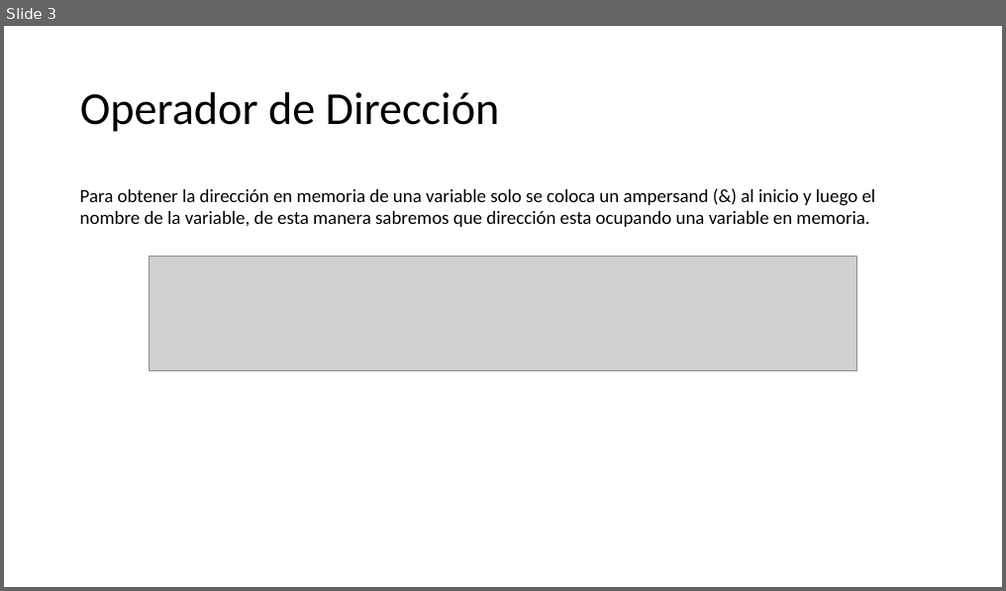
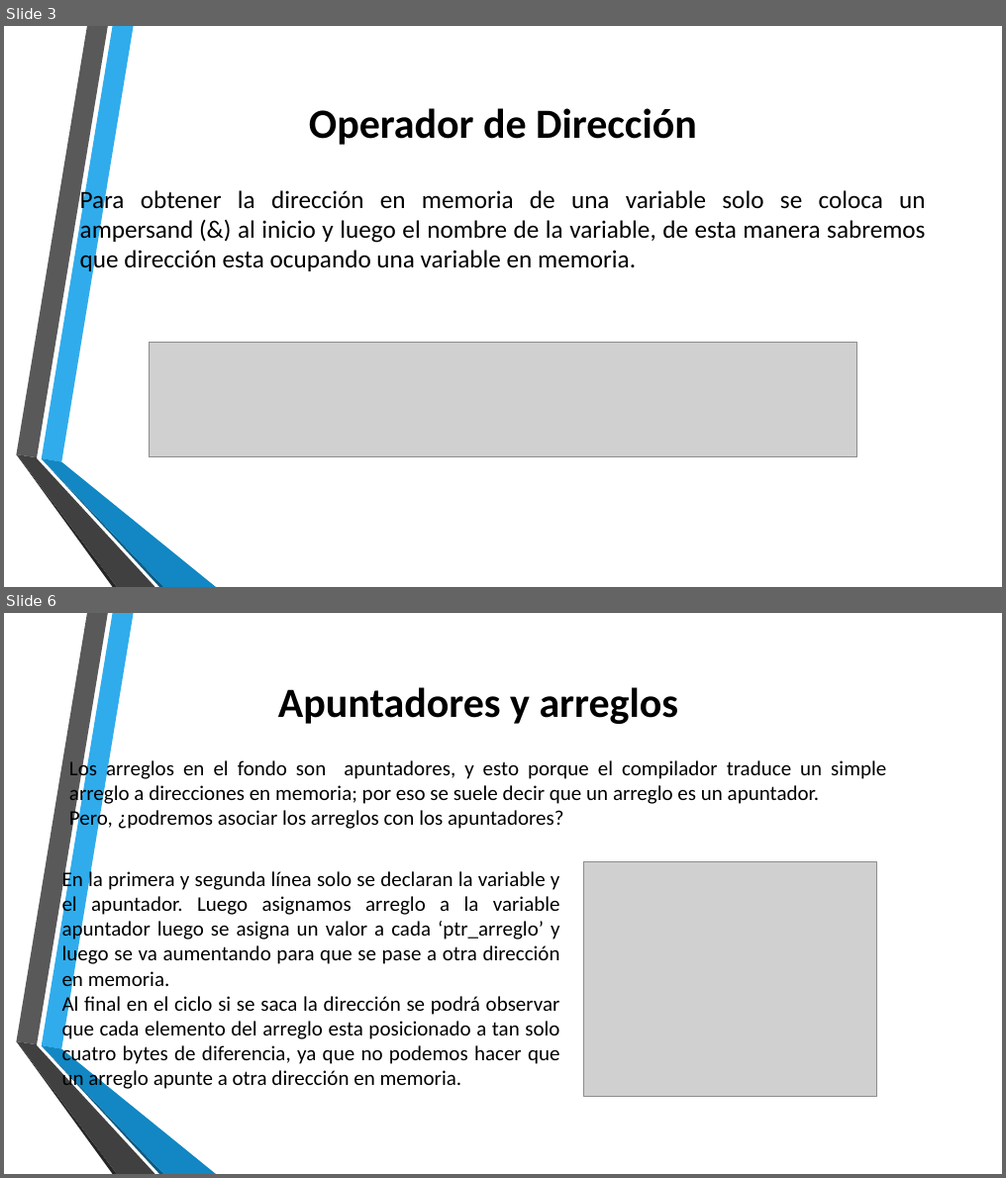
Before and after one commit to Luis96791/EstructuraDatos, a slide deck: Apuntadores.pptx. Shown one above the other, each under a label of ours: slide 3 before the commit, slides 3 and 6 after it; the slides between them are not shown. The pictures are 1006x591 and 1006x1178 pixels, drawn with LibreOffice and Linux fonts; fonts in the diff are those of the drawing; grey boxes stand for pictures; background and template pictures are left out. Boxes give left, top, right and bottom in pixels: in the first picture for what was removed or moved away, otherwise in the second. Text is boxed around its words. In the diff, an @@ line names an element or a change of style, - is before the commit and + after.

```diff
--- a/Apuntadores.pptx
+++ b/Apuntadores.pptx
@@ slide 6 added at (x1=4, y1=613, x2=1002, y2=1174), background picture (left out); not listed: 6 template elements that a slide beside it also shows @@
@@ title added at (x1=278, y1=687, x2=679, y2=724), 40 pt, text #000000, bold @@
+Apuntadores y arreglos
@@ text added at (x1=69, y1=758, x2=886, y2=832), 20 pt, text #000000 @@
+Los arreglos en el fondo son apuntadores, y esto porque el compilador traduce un simple arreglo a direcciones en memoria; por eso se suele decir que un arreglo es un apuntador.
+Pero, ¿podremos asociar los arreglos con los apuntadores?
@@ text added at (x1=62, y1=868, x2=560, y2=1092), 20 pt, text #000000 @@
+En la primera y segunda línea solo se declaran la variable y el apuntador. Luego asignamos arreglo a la variable apuntador luego se asigna un valor a cada ‘ptr_arreglo’ y luego se va aumentando para que se pase a otra dirección en memoria.
+Al final en el ciclo si se saca la dirección se podrá observar que cada elemento del arreglo esta posicionado a tan solo cuatro bytes de diferencia, ya que no podemos hacer que un arreglo apunte a otra dirección en memoria.
@@ picture added at (x1=584, y1=862, x2=877, y2=1096) @@
@@ slide 3 changed as well @@
@@ title "Operador de Dirección" moved from (x1=80, y1=92, x2=500, y2=132) to (x1=309, y1=108, x2=697, y2=145) @@
@@ title "Operador de Dirección" at (x1=309, y1=108, x2=697, y2=145): size 44 to 40 pt, bold on; alignment left to centre; line spacing 0.9 to 1 @@
@@ text "Para obtener la dirección en ..." at (x1=80, y1=187, x2=925, y2=274): size 18 to 24 pt; alignment left to justified @@
@@ picture moved from (x1=149, y1=256, x2=856, y2=372) to (x1=149, y1=342, x2=856, y2=458) @@
@@ group added at (x1=16, y1=26, x2=216, y2=587): 6 freeform shapes @@
```
Also in this commit, not shown: 1 other slide changed, 12 other slides added, 2 slides removed, 22 other files.
